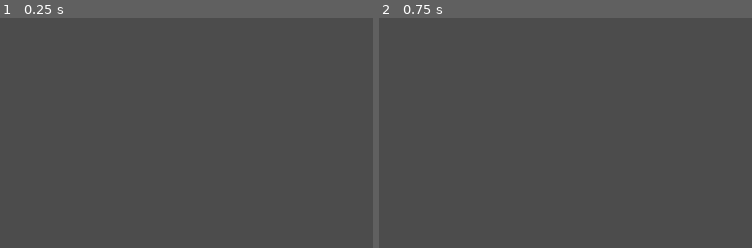
Above: before the commit, frames 1-2 (left to right).
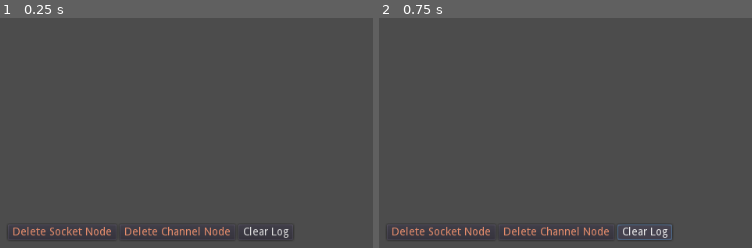
Above: after the commit, the same moments.

Repository: alfredbaudisch/GodotPhoenixChannels
Game: Godot game, scene res://Demo/Demo.tscn
The game is run twice, just before and just after one commit, with the same random seed, the same clock (stepped at 60 frames per second) and the same inputs.
Inputs (mouse positions are % of the whole screen's width and height, from its top left):
- Up to frame 1 (0.25 s): no input
- Up to frame 2 (0.75 s): click (36, 97) at 0.5 s, where only the run after the commit has a clickable "Clear Log"
The pictures show only the part of the screen within x 0-50%, y 50-100%; the shares and areas given below are measured in that part.

The runs differ from the first frame. In frame 1, 1.3% of the frame differs, in the area x 3-78%, y 90-97%; in frame 2, 1.5%, in the area x 3-79%, y 89-97%.

Commit message:
Allow removing the Socket and the Channel nodes, to test close/disconnect events #16

Diff:
--- a/Demo/Demo.gd
+++ b/Demo/Demo.gd
@@ -22,6 +22,9 @@
 var channel : PhoenixChannel
 var presence : PhoenixPresence
 
+func _enter_tree():
+	get_tree().connect("node_removed", self, "_on_node_removed")
+
 func _ready():
 	_log.clear()
 	_presence_list.clear()
@@ -66,7 +69,7 @@
 		socket.connect("on_error", self, "_on_Socket_error")
 		socket.connect("on_connecting", self, "_on_Socket_connecting")
 
-		get_parent().call_deferred("add_child", socket, true)
+		call_deferred("add_child", socket, true)
 		socket.connect_socket()
 
 	elif socket:
@@ -89,6 +92,7 @@
 
 	channel.push(event, payload)
 
+
 #
 # PhoenixSocket events
 #
@@ -198,6 +202,33 @@
 
 func _set_users_online_title():
 	var title := "Users Online"
-	if channel.is_joined():
+	if channel and channel.is_joined():
 		title += "\n" + channel.get_topic() + "\n==================="
+	else:
+		_presence_list.clear()
 	_users_online.set_text(title)
+
+func _on_RemoveSocket_pressed():
+	if socket: socket.queue_free()
+
+func _on_RemoveChannel_pressed():
+	if channel: channel.queue_free()
+
+func _on_node_removed(node):
+	var cast = node as PhoenixChannel
+	var clear_channel := false
+
+	if cast:
+		clear_channel = true
+	else:
+		cast = node as PhoenixSocket
+		if cast:
+			socket = null
+			clear_channel = true
+
+	if clear_channel:
+		channel = null
+		presence = null
+
+func _on_ClearLog_pressed():
+	_log.clear()
--- a/Demo/Demo.tscn
+++ b/Demo/Demo.tscn
@@ -76,6 +76,7 @@
 text = "Connect"
 
 [node name="ChannelJoin" type="HBoxContainer" parent="MainContainer/ControlRoom"]
+editor/display_folded = true
 margin_top = 60.0
 margin_right = 778.0
 margin_bottom = 84.0
@@ -160,10 +161,40 @@
 [node name="Log" type="RichTextLabel" parent="MainContainer/ControlRoom"]
 margin_top = 214.0
 margin_right = 778.0
+margin_bottom = 548.0
+size_flags_vertical = 3
+
+[node name="BottomSeparator" type="VSplitContainer" parent="MainContainer/ControlRoom"]
+margin_top = 552.0
+margin_right = 778.0
+margin_bottom = 562.0
+rect_min_size = Vector2( 0, 10 )
+
+[node name="InstanceContainer" type="HBoxContainer" parent="MainContainer/ControlRoom"]
+margin_top = 566.0
+margin_right = 778.0
 margin_bottom = 586.0
-size_flags_vertical = 3
-
-[node name="BottomSeparator" type="VSplitContainer" parent="MainContainer/ControlRoom"]
+
+[node name="RemoveSocket" type="Button" parent="MainContainer/ControlRoom/InstanceContainer"]
+margin_right = 139.0
+margin_bottom = 20.0
+custom_colors/font_color = Color( 0.917647, 0.560784, 0.427451, 1 )
+text = "Delete Socket Node"
+
+[node name="RemoveChannel" type="Button" parent="MainContainer/ControlRoom/InstanceContainer"]
+margin_left = 143.0
+margin_right = 291.0
+margin_bottom = 20.0
+custom_colors/font_color = Color( 0.917647, 0.560784, 0.427451, 1 )
+text = "Delete Channel Node"
+
+[node name="ClearLog" type="Button" parent="MainContainer/ControlRoom/InstanceContainer"]
+margin_left = 295.0
+margin_right = 365.0
+margin_bottom = 20.0
+text = "Clear Log"
+
+[node name="BottomSeparator2" type="VSplitContainer" parent="MainContainer/ControlRoom"]
 margin_top = 590.0
 margin_right = 778.0
 margin_bottom = 600.0
@@ -213,3 +244,6 @@
 [connection signal="pressed" from="MainContainer/ControlRoom/ServerConnect/Connect" to="." method="_on_Connect_pressed"]
 [connection signal="pressed" from="MainContainer/ControlRoom/ChannelJoin/JoinTopic" to="." method="_on_JoinTopic_pressed"]
 [connection signal="pressed" from="MainContainer/ControlRoom/Push/PushActions/Push" to="." method="_on_Push_pressed"]
+[connection signal="pressed" from="MainContainer/ControlRoom/InstanceContainer/RemoveSocket" to="." method="_on_RemoveSocket_pressed"]
+[connection signal="pressed" from="MainContainer/ControlRoom/InstanceContainer/RemoveChannel" to="." method="_on_RemoveChannel_pressed"]
+[connection signal="pressed" from="MainContainer/ControlRoom/InstanceContainer/ClearLog" to="." method="_on_ClearLog_pressed"]
Not shown: 1 places in Demo/Demo.tscn that only renumber resources
